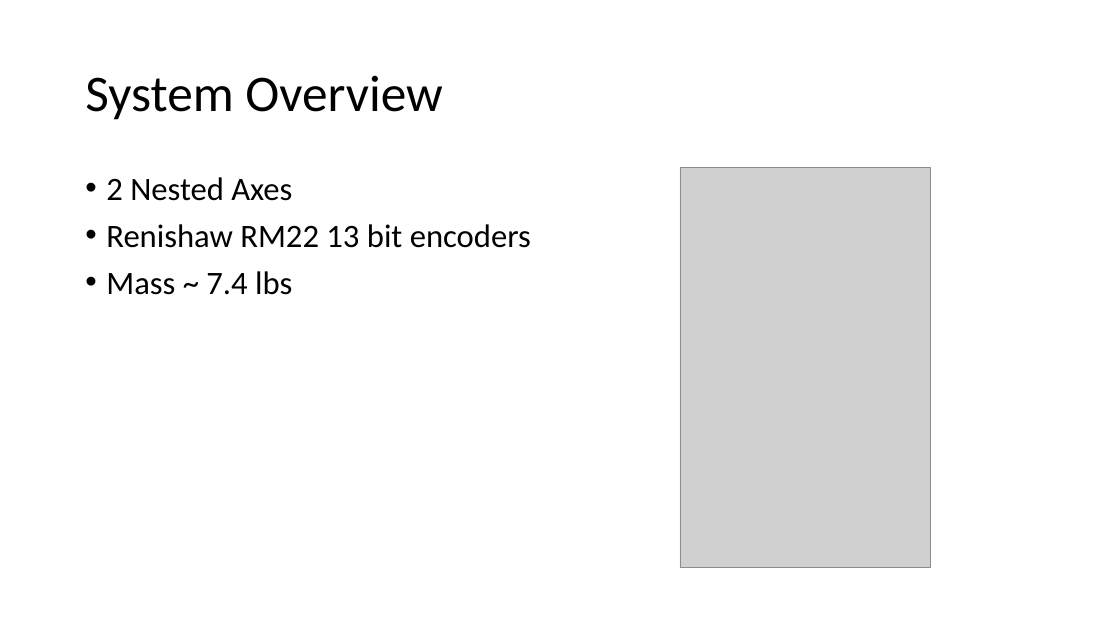
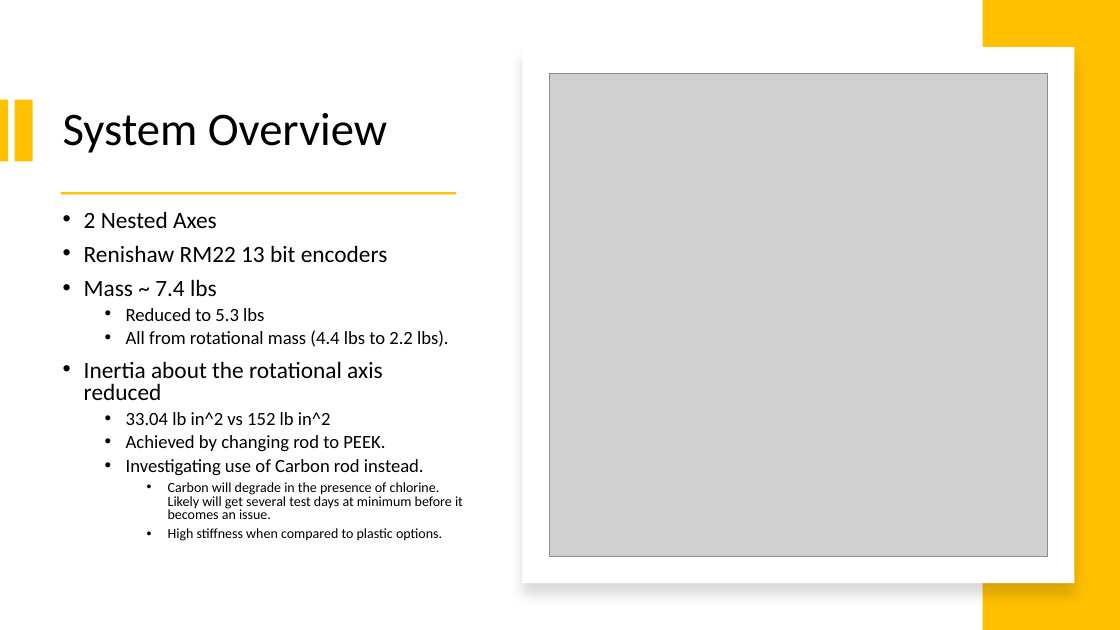
Before and after one commit to NCSUCORE/DoEOceanKiteProject, a slide deck: slide 3 of documentation/kiteCAD/solidworks/Line Angle Sensor/Line Angle Sensor Design.pptx. Drawn at 1120x630 pixels with LibreOffice and Linux fonts; fonts in the diff are those of the drawing; grey boxes stand for pictures. Boxes give left, top, right and bottom in pixels: in the first picture for what was removed or moved away, otherwise in the second. Text is boxed around its words. In the diff, an @@ line names an element or a change of style, - is before the commit and + after.

```diff
--- a/documentation/kiteCAD/solidworks/Line Angle Sensor/Line Angle Sensor Design.pptx
+++ b/documentation/kiteCAD/solidworks/Line Angle Sensor/Line Angle Sensor Design.pptx
@@ rectangle added at box(983, 0, 1120, 630), fill #FFC000 @@
@@ rectangle added at box(523, 47, 1075, 583), fill #FFFFFF @@
@@ title "System Overview": place and size @@
-title "System Overview" at box(85, 75, 442, 120)
+title "System Overview" at box(63, 113, 387, 153)
@@ title "System Overview" at box(63, 113, 387, 153): size 44 to 40 pt @@
@@ picture: place and size @@
-picture at box(680, 168, 930, 568)
+picture at box(549, 73, 1048, 556)
@@ rectangle added at box(0, 99, 8, 161), fill #FFC000 @@
@@ rectangle added at box(14, 99, 32, 161), fill #FFC000 @@
@@ rectangle added at box(61, 192, 456, 195), fill #FFC000 @@
@@ text "2 Nested Axes": place and size @@
-text "2 Nested Axes" at box(106, 177, 531, 295)
+text "2 Nested Axes" at box(84, 211, 463, 541)
@@ text "2 Nested Axes" at box(84, 211, 463, 541): vertical alignment top to middle @@
@@ text at box(84, 211, 388, 296): size 28 to 20 pt in "2 Nested Axes", "Renishaw RM22 13 bit encoders", "Mass ~ 7.4 lbs"; line spacing 0.9 to 0.8 @@
@@ text at box(84, 308, 463, 541): paragraphs added @@
+  • Reduced to 5.3 lbs
+  • All from rotational mass (4.4 lbs to 2.2 lbs).
+• Inertia about the rotational axis reduced
+  • 33.04 lb in^2 vs 152 lb in^2
+  • Achieved by changing rod to PEEK.
+  • Investigating use of Carbon rod instead.
+    • Carbon will degrade in the presence of chlorine. Likely will get several test days at minimum before it becomes an issue.
+    • High stiffness when compared to plastic options.
```
Also in this commit, not shown: 7 other slides changed, 3 slides added, 2 other files.
